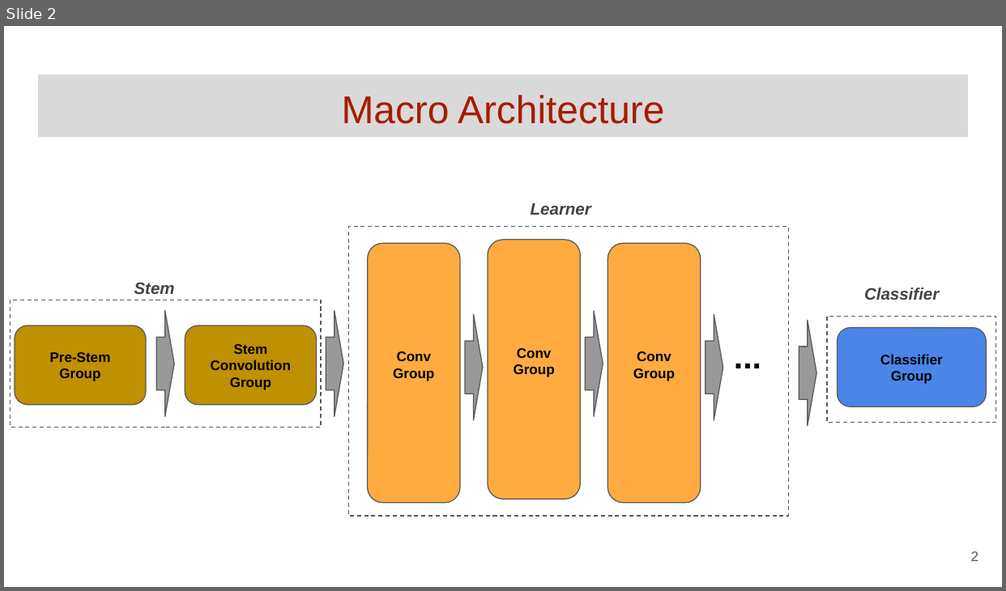
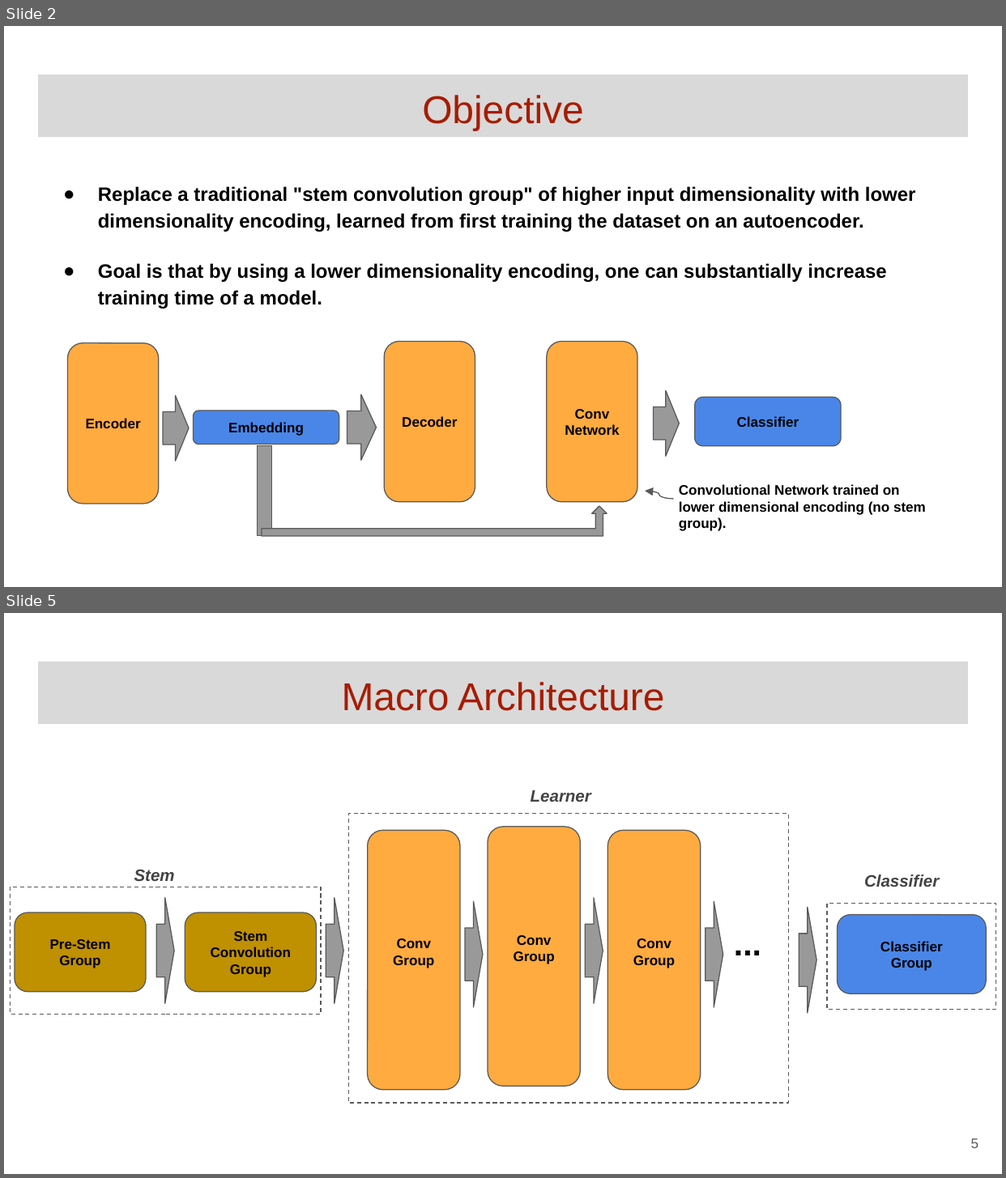
Before and after one commit to GoogleCloudPlatform/keras-idiomatic-programmer, a slide deck: community-labs/Community Lab - Encoders for CNN.pptx. Shown one above the other, each under a label of ours: slide 2 before the commit, slides 2 and 5 after it; the slides between them are not shown. The pictures are 1006x591 and 1006x1178 pixels, drawn with LibreOffice and Linux fonts; fonts in the diff are those of the drawing. Boxes give left, top, right and bottom in pixels: in the first picture for what was removed or moved away, otherwise in the second. Text is boxed around its words. In the diff, an @@ line names an element or a change of style, - is before the commit and + after.

Commit message:
updates for presentation for lab 1

```diff
--- a/community-labs/Community Lab - Encoders for CNN.pptx
+++ b/community-labs/Community Lab - Encoders for CNN.pptx
@@ slide 2 added at (4,26,1002,587), background #FFFFFF @@
@@ title added at (38,75,968,138), fill #D9D9D9, 28 pt, text #A61C00 @@
+Objective
@@ text added at (98,186,916,309), 14 pt, text #000000, bold @@
+● Replace a traditional "stem convolution group" of higher input dimensionality with lower dimensionality encoding, learned from first training the dataset on an autoencoder.
+● Goal is that by using a lower dimensionality encoding, one can substantially increase training time of a model.
@@ rounded rectangle added at (384,341,475,502), fill #FFAB40, outline #595959 0.75 pt, 10 pt, text #000000, bold @@
+Decoder
@@ rounded rectangle added at (547,341,637,502), fill #FFAB40, outline #595959 0.75 pt, 10 pt, text #000000, bold @@
+Conv
+Network
@@ rounded rectangle added at (68,344,159,504), fill #FFAB40, outline #595959 0.75 pt, 10 pt, text #000000, bold @@
+Encoder
@@ down arrow added at (163,395,189,461), fill #999999, outline #595959 0.75 pt @@
@@ rounded rectangle added at (193,412,339,445), fill #4A86E8, outline #595959 0.75 pt, 10 pt, text #000000, bold @@
+Embedding
@@ down arrow added at (347,395,377,461), fill #999999, outline #595959 0.75 pt @@
@@ down arrow added at (654,390,680,456), fill #999999, outline #595959 0.75 pt @@
@@ rounded rectangle added at (695,397,840,446), fill #4A86E8, outline #595959 0.75 pt, 10 pt, text #000000, bold @@
+Classifier
@@ rectangle added at (258,446,271,537), fill #999999, outline #595959 0.75 pt @@
@@ text added at (679,484,926,531), 10 pt, text #000000, bold @@
+Convolutional Network trained on lower dimensional encoding (no stem group).
@@ bent up arrow added at (262,506,607,536), fill #999999, outline #595959 0.75 pt @@
@@ curved arrow added from (674, 499) to (645, 491), #595959 0.75 pt @@
@@ what was slide 2 is now slide 5 @@
@@ page number at (971,1139,979,1148): text changed @@
-2
+5
```
Also in this commit, not shown: 2 other slides added.
